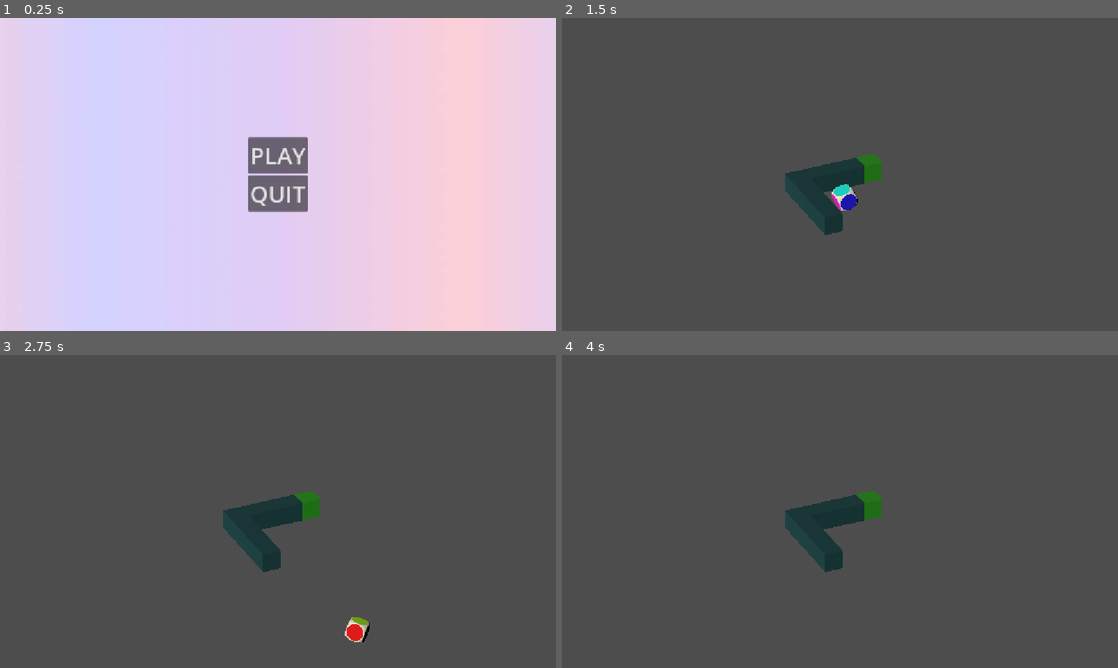
Above: before the commit, frames 1-4 (two rows, left to right).
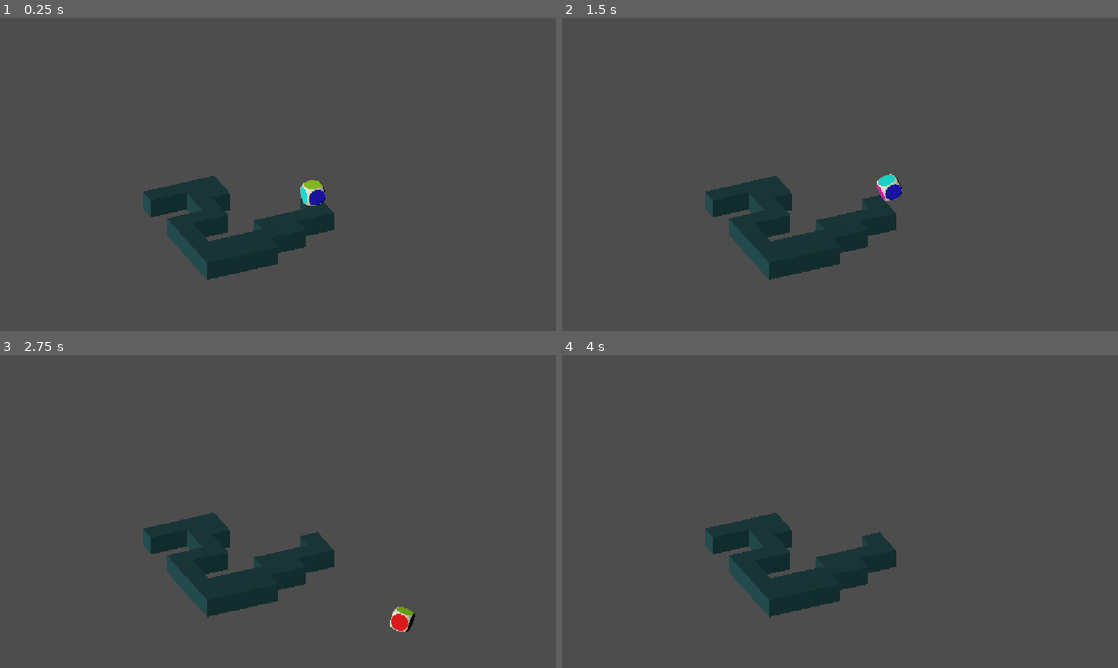
Above: after the commit, the same moments.

Repository: PierreLepercq/Throw_the_dice
Game: Godot game, scene res://Levels/level_2.tscn
Two runs of this game, one before a commit and one after it. Both use one fixed random seed, a clock stepped at 60 frames per second and the inputs below. This scene is started directly instead of the project's main scene.
Inputs (mouse positions are in pixels of both pictures, inside the frame that each line leads up to):
- Up to frame 1 (0.25 s): no input
- Up to frame 2 (1.5 s): click (840, 155) at 0.5 s, where only the run before the commit has a clickable "PLAY"; tap Enter (ui_accept) at 1.25 s; hold Right (ui_right) from 1.28 s (still down)
- Up to frame 3 (2.75 s): tap Enter (ui_accept) at 1.52, 2.27 s; release Right (ui_right) at 2.03 s; hold Down (ui_down) from 2.03 s (still down)
- Up to frame 4 (4 s): release Down (ui_down) at 2.78 s; hold Right (ui_right) 2.78-3.53 s; tap Enter (ui_accept) at 3.5, 3.77 s; hold Up (ui_up) from 3.53 s (still down)

The runs differ from the first frame. In frame 1, 100% of the frame differs, in the area x 0-100%, y 0-100%; in frame 2, 7.8%; in frame 3, 7.8%; in frame 4, 7.3%.

Commit message:
lvl 2 idea

Diff:
--- a/Levels/level_2.tscn
+++ b/Levels/level_2.tscn
@@ -1,45 +1,66 @@
 [gd_scene format=3 uid="uid://c2tkf8fqgo3ub"]
 
-[ext_resource type="Script" uid="uid://ohadvh660wxk" path="res://Gnoumagbe/main_menu.gd" id="1_kbe2v"]
-[ext_resource type="Texture2D" uid="uid://vdgy7g8bmrkq" path="res://Gnoumagbe/p2rpfZc.jpg" id="2_arsda"]
+[ext_resource type="Script" uid="uid://cajdveswn36qc" path="res://Gnoumagbe/camera_follow.gd" id="1_fbld2"]
+[ext_resource type="PackedScene" uid="uid://di68h2hjqtn0j" path="res://Gnoumagbe/character_body_3d.tscn" id="2_s275v"]
+[ext_resource type="Script" uid="uid://b0xfe5apmnbyh" path="res://Gnoumagbe/Next_Level.gd" id="3_pml6m"]
+[ext_resource type="Script" uid="uid://k12kx2jugghd" path="res://Gnoumagbe/scene_condition.gd" id="4_vltsr"]
+[ext_resource type="MeshLibrary" uid="uid://dhpboimaq38u0" path="res://tiles.tres" id="5_rp5ft"]
+[ext_resource type="Script" uid="uid://clwuc3dlrcwk5" path="res://tools/level_solver.gd" id="6_qeqk5"]
 
-[node name="MainMenu" type="Control" unique_id=1787059775]
-layout_mode = 3
-anchors_preset = 15
-anchor_right = 1.0
-anchor_bottom = 1.0
-grow_horizontal = 2
-grow_vertical = 2
-script = ExtResource("1_kbe2v")
+[sub_resource type="BoxShape3D" id="BoxShape3D_4ye73"]
 
-[node name="TextureRect" type="TextureRect" parent="." unique_id=1907482496]
-layout_mode = 1
-anchors_preset = 15
-anchor_right = 1.0
-anchor_bottom = 1.0
-grow_horizontal = 2
-grow_vertical = 2
-texture = ExtResource("2_arsda")
+[sub_resource type="BoxShape3D" id="BoxShape3D_i18n0"]
 
-[node name="CenterContainer" type="CenterContainer" parent="." unique_id=1597436514]
-layout_mode = 1
-anchors_preset = 15
-anchor_right = 1.0
-anchor_bottom = 1.0
-grow_horizontal = 2
-grow_vertical = 2
+[node name="Node3D" type="Node3D" unique_id=1233023898]
 
-[node name="VBoxContainer" type="VBoxContainer" parent="CenterContainer" unique_id=1094349441]
-layout_mode = 2
+[node name="CameraPivot" type="Node3D" parent="." unique_id=108885379]
 
-[node name="Play" type="Button" parent="CenterContainer/VBoxContainer" unique_id=1626880794]
-unique_name_in_owner = true
-layout_mode = 2
-theme_override_font_sizes/font_size = 48
-text = "PLAY"
+[node name="Camera3D" type="Camera3D" parent="CameraPivot" unique_id=1939474585 node_paths=PackedStringArray("player")]
+transform = Transform3D(0.91195154, 0.20514902, -0.35532853, -1.7598262e-08, 0.86602545, 0.5, 0.41029805, -0.45597574, 0.7897732, -10.427944, 14.704922, 20.463707)
+projection = 1
+size = 16.0
+script = ExtResource("1_fbld2")
+player = NodePath("../../Base")
 
-[node name="Exit" type="Button" parent="CenterContainer/VBoxContainer" unique_id=1079517621]
-unique_name_in_owner = true
-layout_mode = 2
-theme_override_font_sizes/font_size = 48
-text = "QUIT"
+[node name="Base" type="Node3D" parent="." unique_id=29706887]
+transform = Transform3D(1, 0, 0, 0, 1, 0, 0, 0, 1, 0.5, 0, 0.50000006)
+
+[node name="CharacterBody3D" parent="Base" unique_id=1446405869 groups=["Player"] instance=ExtResource("2_s275v")]
+
+[node name="End" type="Area3D" parent="." unique_id=1414639940]
+transform = Transform3D(1, 0, 0, 0, 1, 0, 0, 0, 1, -6.5049305, -0.5, -3.4999998)
+script = ExtResource("3_pml6m")
+
+[node name="CollisionShape3D" type="CollisionShape3D" parent="End" unique_id=527730005]
+shape = SubResource("BoxShape3D_4ye73")
+
+[node name="Fail" type="Area3D" parent="." unique_id=1788487326]
+transform = Transform3D(1, 0, 0, 0, 1, 0, 0, 0, 1, 0, -6.5893407, 0)
+
+[node name="CollisionShape3D" type="CollisionShape3D" parent="Fail" unique_id=1015245611]
+transform = Transform3D(30, 0, 0, 0, 5, 0, 0, 0, 30, 0, 0, 0)
+shape = SubResource("BoxShape3D_i18n0")
+
+[node name="DirectionalLight3D" type="DirectionalLight3D" parent="." unique_id=1793249338]
+transform = Transform3D(0.22369769, 0.6160253, -0.75529593, -0.29789418, 0.7810645, 0.54881436, 0.92801857, 0.10222979, 0.35823274, -21.07178, 13.129112, 14.880892)
+
+[node name="Start" type="Node3D" parent="." unique_id=1809703995 node_paths=PackedStringArray("player")]
+transform = Transform3D(1, 0, 0, 0, 1, 0, 0, 0, 1, 0.5, 0, 0.5)
+script = ExtResource("4_vltsr")
+player = NodePath("../Base")
+
+[node name="GridMap" type="GridMap" parent="." unique_id=289014188]
+transform = Transform3D(1, 0, 0, 0, 1, 0, 0, 0, 1, 0, -1, 0)
+mesh_library = ExtResource("5_rp5ft")
+cell_size = Vector3(1, 1, 1)
+data = {
+"cells": PackedInt32Array(0, 0, 3, 65535, 1, 3, 65534, 1, 3, 65533, 1, 3, 65533, 2, 3, 65531, 65534, 3, 65530, 65532, 3, 0, 1, 3, 65534, 2, 3, 65529, 0, 3, 65529, 1, 3, 65531, 65533, 3, 65532, 2, 3, 65531, 2, 3, 65530, 2, 3, 65529, 2, 3, 65529, 65535, 3, 65531, 3, 3, 65530, 3, 3, 65529, 3, 3, 65532, 3, 3, 65529, 65532, 3, 65531, 65532, 3, 65530, 65535, 3, 65531, 65535, 3, 65532, 65532, 3, 65532, 65533, 3)
+}
+
+[node name="Node" type="Node" parent="." unique_id=2053323594 node_paths=PackedStringArray("grid", "start", "goal")]
+script = ExtResource("6_qeqk5")
+grid = NodePath("../GridMap")
+start = NodePath("../Start")
+goal = NodePath("../End")
+
+[connection signal="body_entered" from="End" to="End" method="_on_body_entered"]
